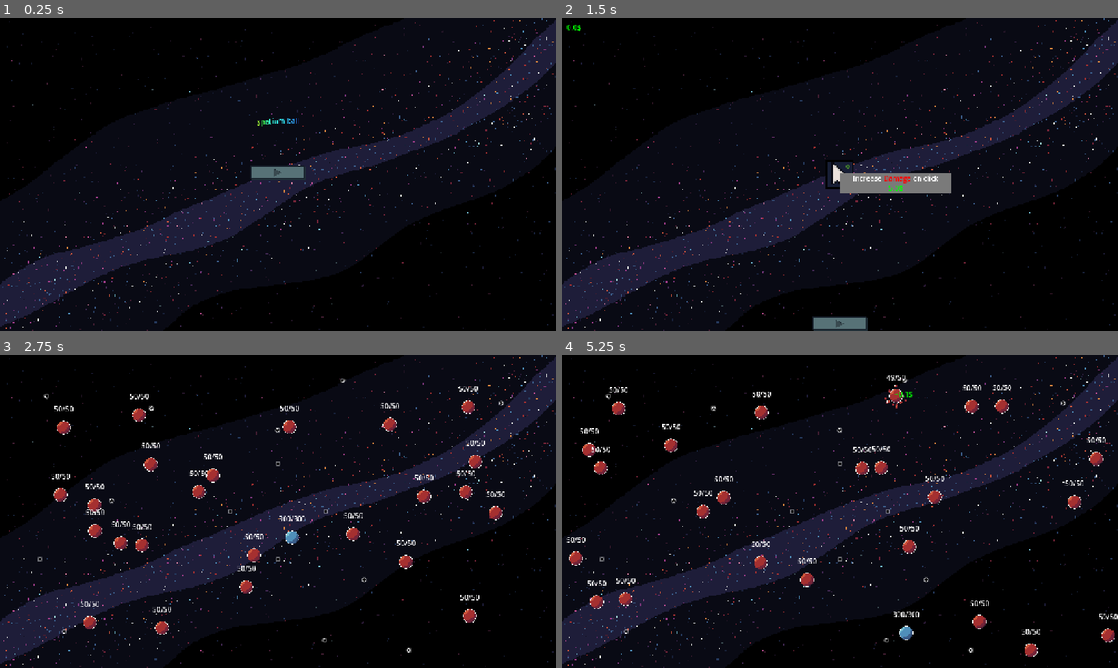
Above: before the commit, frames 1-4 (two rows, left to right).
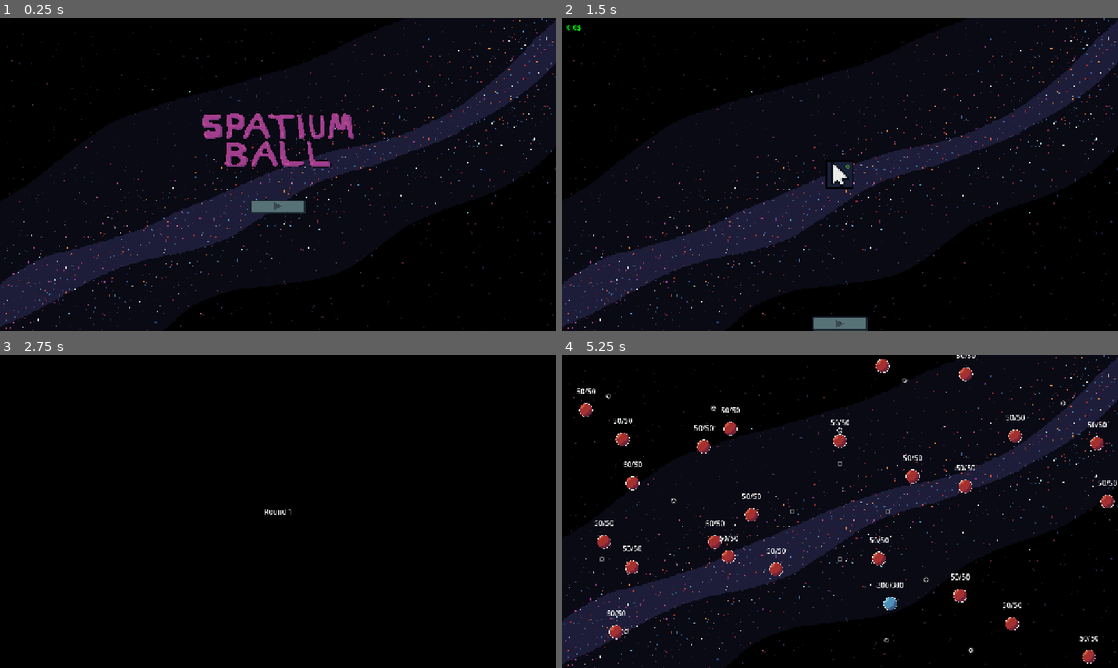
Above: after the commit, the same moments.

Repository: wespd/ball-fighter
Game: Godot game, scene res://Scenes/main_menu.tscn
Two runs of this game, one before a commit and one after it. Both use one fixed random seed, a clock stepped at 60 frames per second and the inputs below.
Inputs (mouse positions are in pixels of both pictures, inside the frame that each line leads up to; where the layout moved, square brackets give the same spot in the first picture):
- Up to frame 1 (0.25 s): no input
- Up to frame 2 (1.5 s): click (840, 205) [840, 171] at 0.5 s; click (840, 205) [840, 171] at 1.25 s
- Up to frame 3 (2.75 s): click (278, 661) at 2 s
- Up to frame 4 (5.25 s): click (840, 661) at 2.77 s; move the mouse to (867, 564) at 3.52 s; click (867, 564) at 3.6 s; move the mouse to (884, 577) at 4.27 s; right-click (884, 577) at 4.35 s; move the mouse to (890, 386) at 5.02 s; click (890, 386) at 5.1 s

The runs differ from the first frame. In frame 1, 2.5% of the frame differs, in the area x 36-64%, y 30-63%; in frame 2, 1.3%; in frame 3, 15%, in the area x 0-100%, y 0-100%; in frame 4, 6.2%.

Commit message:
final

Diff:
--- a/Scenes/Levels/third_level.tscn
+++ b/Scenes/Levels/third_level.tscn
@@ -2,23 +2,11 @@
 
 [ext_resource type="Script" uid="uid://dwsrph4ywts4u" path="res://Scripts/level.gd" id="1_xjrbp"]
 [ext_resource type="Texture2D" uid="uid://bwngmxtvl01s2" path="res://Sprites/Background_static.png" id="2_7suab"]
-[ext_resource type="PackedScene" uid="uid://y4gf131udgjo" path="res://Scenes/peg.tscn" id="4_ttieu"]
-[ext_resource type="PackedScene" uid="uid://oncbnrfwyhb" path="res://Scenes/void_peg.tscn" id="5_vyi25"]
+[ext_resource type="Texture2D" uid="uid://c2a033fiplrr5" path="res://Sprites/title.png" id="3_7tc52"]
 
-[sub_resource type="WorldBoundaryShape2D" id="WorldBoundaryShape2D_i5tww"]
-normal = Vector2(1, 0)
-distance = -640.0
-
-[sub_resource type="WorldBoundaryShape2D" id="WorldBoundaryShape2D_aqoxu"]
-normal = Vector2(-1, 0)
-distance = -640.0
-
-[sub_resource type="WorldBoundaryShape2D" id="WorldBoundaryShape2D_4l5vx"]
-normal = Vector2(0, 1)
-distance = -360.0
-
-[sub_resource type="WorldBoundaryShape2D" id="WorldBoundaryShape2D_swywn"]
-distance = -360.0
+[sub_resource type="AtlasTexture" id="AtlasTexture_gmpkc"]
+atlas = ExtResource("3_7tc52")
+region = Rect2(102, 133, 146, 123)
 
 [node name="FirstLevel" type="Node2D" unique_id=2094502786]
 script = ExtResource("1_xjrbp")
@@ -26,40 +14,8 @@
 
 [node name="Camera2D" type="Camera2D" parent="." unique_id=1044042143]
 
-[node name="LeftEdge" type="StaticBody2D" parent="." unique_id=873494206]
-collision_layer = 2
-collision_mask = 2
-metadata/bounce_multiplier = 1.01
-
-[node name="CollisionShape2D" type="CollisionShape2D" parent="LeftEdge" unique_id=546098]
-shape = SubResource("WorldBoundaryShape2D_i5tww")
-
-[node name="RightEdge" type="StaticBody2D" parent="." unique_id=1826834626]
-collision_layer = 2
-collision_mask = 2
-metadata/bounce_multiplier = 1.01
-
-[node name="CollisionShape2D" type="CollisionShape2D" parent="RightEdge" unique_id=200194276]
-shape = SubResource("WorldBoundaryShape2D_aqoxu")
-
-[node name="UpperEdge" type="StaticBody2D" parent="." unique_id=644621274]
-collision_layer = 2
-collision_mask = 2
-metadata/bounce_multiplier = 1.01
-
-[node name="CollisionShape2D" type="CollisionShape2D" parent="UpperEdge" unique_id=1586157198]
-shape = SubResource("WorldBoundaryShape2D_4l5vx")
-
-[node name="LowerEdge" type="StaticBody2D" parent="." unique_id=1956993251]
-collision_layer = 2
-collision_mask = 2
-metadata/bounce_multiplier = 1.01
-
-[node name="CollisionShape2D" type="CollisionShape2D" parent="LowerEdge" unique_id=518018355]
-shape = SubResource("WorldBoundaryShape2D_swywn")
-
 [node name="Background" type="TextureRect" parent="." unique_id=498260788]
-z_index = -1
+z_index = 33
 z_as_relative = false
 anchors_preset = 15
 anchor_right = 1.0
@@ -69,91 +25,18 @@
 mouse_filter = 2
 texture = ExtResource("2_7suab")
 
-[node name="Boundry" type="ColorRect" parent="." unique_id=2031653392]
-z_index = -10
-custom_minimum_size = Vector2(360, 360)
-anchors_preset = -1
-anchor_left = 0.35900003
-anchor_top = 0.25
-anchor_right = 0.64100003
-anchor_bottom = 0.75000006
-offset_left = -180.0
-offset_top = -180.0
-offset_right = 180.0
-offset_bottom = 180.0
+[node name="TextureRect" type="TextureRect" parent="." unique_id=2028888402]
+z_index = 34
+z_as_relative = false
+anchors_preset = 8
+anchor_left = 0.5
+anchor_top = 0.5
+anchor_right = 0.5
+anchor_bottom = 0.5
+offset_left = -20.0
+offset_top = -20.0
+offset_right = 20.0
+offset_bottom = 20.0
 grow_horizontal = 2
 grow_vertical = 2
-mouse_filter = 2
-color = Color(0.41598046, 0.41598043, 0.4159804, 1)
-
-[node name="Peg" parent="." unique_id=322305095 instance=ExtResource("4_ttieu")]
-position = Vector2(-110, 0)
-
-[node name="Peg2" parent="." unique_id=1174248728 instance=ExtResource("4_ttieu")]
-position = Vector2(110, 0)
-
-[node name="Peg3" parent="." unique_id=1397873201 instance=ExtResource("4_ttieu")]
-position = Vector2(0, 110)
-
-[node name="Peg4" parent="." unique_id=1543104727 instance=ExtResource("4_ttieu")]
-position = Vector2(0, -110)
-
-[node name="Peg5" parent="." unique_id=1995243887 instance=ExtResource("4_ttieu")]
-position = Vector2(-506, 0)
-
-[node name="Peg6" parent="." unique_id=1769974547 instance=ExtResource("4_ttieu")]
-position = Vector2(-286, 0)
-
-[node name="Peg7" parent="." unique_id=125263124 instance=ExtResource("4_ttieu")]
-position = Vector2(-396, 110)
-
-[node name="Peg8" parent="." unique_id=946887545 instance=ExtResource("4_ttieu")]
-position = Vector2(-396, -110)
-
-[node name="Peg9" parent="." unique_id=2101211552 instance=ExtResource("4_ttieu")]
-position = Vector2(286, 0)
-
-[node name="Peg10" parent="." unique_id=1399254140 instance=ExtResource("4_ttieu")]
-position = Vector2(506, 0)
-
-[node name="Peg11" parent="." unique_id=1223275218 instance=ExtResource("4_ttieu")]
-position = Vector2(396, 110)
-
-[node name="Peg12" parent="." unique_id=742372455 instance=ExtResource("4_ttieu")]
-position = Vector2(396, -110)
-
-[node name="VoidPeg" parent="." unique_id=1481263294 instance=ExtResource("5_vyi25")]
-position = Vector2(-414, 251)
-
-[node name="VoidPeg2" parent="." unique_id=948598003 instance=ExtResource("5_vyi25")]
-position = Vector2(-281, -268)
-
-[node name="VoidPeg3" parent="." unique_id=739884842 instance=ExtResource("5_vyi25")]
-position = Vector2(284, 302)
-
-[node name="VoidPeg4" parent="." unique_id=111009151 instance=ExtResource("5_vyi25")]
-position = Vector2(154, -179)
-
-[node name="VoidPeg5" parent="." unique_id=1918111170 instance=ExtResource("5_vyi25")]
-position = Vector2(-548, -244)
-
-[node name="VoidPeg6" parent="." unique_id=1496694009 instance=ExtResource("5_vyi25")]
-position = Vector2(-580, 103)
-
-[node name="VoidPeg7" parent="." unique_id=916635105 instance=ExtResource("5_vyi25")]
-position = Vector2(55, -57)
-
-[node name="VoidPeg8" parent="." unique_id=438450225 instance=ExtResource("5_vyi25")]
-position = Vector2(-42, 40)
-
-[node name="VoidPeg9" parent="." unique_id=185818024 instance=ExtResource("5_vyi25")]
-position = Vector2(-162, -165)
-
-[node name="VoidPeg10" parent="." unique_id=1497455234 instance=ExtResource("5_vyi25")]
-position = Vector2(436, -279)
-
-[node name="VoidPeg11" parent="." unique_id=1473250281 instance=ExtResource("5_vyi25")]
-position = Vector2(264, 69)
-
-[node name="VoidPeg12" parent="." unique_id=1250594751 instance=ExtResource("5_vyi25")]
-position = Vector2(515, -110)
+texture = SubResource("AtlasTexture_gmpkc")
--- a/Scenes/main_menu.tscn
+++ b/Scenes/main_menu.tscn
@@ -3,7 +3,12 @@
 [ext_resource type="Script" uid="uid://cermkwjth8tnn" path="res://Scripts/main_menu.gd" id="1_28flt"]
 [ext_resource type="Texture2D" uid="uid://bwngmxtvl01s2" path="res://Sprites/Background_static.png" id="2_1ehe0"]
 [ext_resource type="Texture2D" uid="uid://csk8tm4nqx4kg" path="res://Sprites/play_button.png" id="2_ce3w2"]
+[ext_resource type="Texture2D" uid="uid://c2a033fiplrr5" path="res://Sprites/title.png" id="2_n45e2"]
 [ext_resource type="AudioStream" uid="uid://c0x52pq83dcxr" path="res://sfx/Click.wav" id="3_ce3w2"]
+
+[sub_resource type="AtlasTexture" id="AtlasTexture_cp0ys"]
+atlas = ExtResource("2_n45e2")
+region = Rect2(0, 0, 360, 128)
 
 [sub_resource type="AtlasTexture" id="AtlasTexture_n45e2"]
 atlas = ExtResource("2_ce3w2")
@@ -28,13 +33,9 @@
 size_flags_vertical = 0
 theme_override_constants/separation = 74
 
-[node name="RichTextLabel" type="RichTextLabel" parent="VBoxContainer" unique_id=681376075]
-custom_minimum_size = Vector2(128, 50)
+[node name="TextureRect" type="TextureRect" parent="VBoxContainer" unique_id=531190137]
 layout_mode = 2
-bbcode_enabled = true
-text = "[rainbow freq=.2 sat=0.9 val=1 speed=1.0][wave amp=50.0 freq=7.0 connected=1]Spatium ball[/wave]"
-horizontal_alignment = 1
-vertical_alignment = 1
+texture = SubResource("AtlasTexture_cp0ys")
 
 [node name="Button" type="TextureButton" parent="VBoxContainer" unique_id=1183978944]
 layout_mode = 2
--- a/Scenes/money_up.tscn
+++ b/Scenes/money_up.tscn
@@ -8,6 +8,7 @@
 custom_minimum_size = Vector2(256, 5)
 offset_right = 256.0
 offset_bottom = 40.0
+mouse_filter = 2
 bbcode_enabled = true
 text = "[color=green][shake rate=10.0 level=4 connected=1]+5$"
 script = ExtResource("1_3wvx6")
--- a/Scenes/upgrade_menu.tscn
+++ b/Scenes/upgrade_menu.tscn
@@ -142,7 +142,7 @@
 "max_speed": 100.0,
 "starting_speed": 100.0
 })
-upgrade_text = "Starting [color=blue]Speed[/color] and [color=blue]Max Speed[/color] up. Hint: [color=red] Damage [/color] scales with [color=blue] Speed"
+upgrade_text = "Starting [color=blue]Speed[/color] and [color=blue]Max Speed[/color] up"
 cost = 5.0
 metadata/_custom_type_script = "uid://bkoa4ueuuudr3"
 
@@ -248,25 +248,25 @@
 "speed_damage_multiplier": 0.05
 })
 upgrade_text = "Increase [color=red] Damage [/color] by the Ball's [color=blue] Speed"
+cost = 750.0
+metadata/_custom_type_script = "uid://bkoa4ueuuudr3"
+
+[sub_resource type="Resource" id="Resource_uv1ro"]
+script = ExtResource("6_2hr16")
+modifiers = Dictionary[String, float]({
+"speed_damage_multiplier": 0.05
+})
+upgrade_text = "Increase [color=red] Damage [/color] by the Ball's [color=blue] Speed"
 cost = 1000.0
 metadata/_custom_type_script = "uid://bkoa4ueuuudr3"
 
-[sub_resource type="Resource" id="Resource_uv1ro"]
+[sub_resource type="Resource" id="Resource_yr6i7"]
 script = ExtResource("6_2hr16")
 modifiers = Dictionary[String, float]({
 "speed_damage_multiplier": 0.05
 })
 upgrade_text = "Increase [color=red] Damage [/color] by the Ball's [color=blue] Speed"
 cost = 2000.0
-metadata/_custom_type_script = "uid://bkoa4ueuuudr3"
-
-[sub_resource type="Resource" id="Resource_yr6i7"]
-script = ExtResource("6_2hr16")
-modifiers = Dictionary[String, float]({
-"speed_damage_multiplier": 0.05
-})
-upgrade_text = "Increase [color=red] Damage [/color] by the Ball's [color=blue] Speed"
-cost = 4000.0
 metadata/_custom_type_script = "uid://bkoa4ueuuudr3"
 
 [sub_resource type="AtlasTexture" id="AtlasTexture_6c3n5"]
--- a/Scripts/UpgradeMenu/upgrade_menu.gd
+++ b/Scripts/UpgradeMenu/upgrade_menu.gd
@@ -53,7 +53,10 @@
 	fx_player.stream = CLICK
 	fx_player.pitch_scale = randf_range(0.8,1.2)
 	fx_player.play()
+	Transition.transition()
+	await Transition.transition_hidden
 	print("hiding")
 	hide()
 	get_tree().paused = false
+
 	LevelManager.spawn_level()
--- a/Scripts/level_manager.gd
+++ b/Scripts/level_manager.gd
@@ -4,7 +4,8 @@
 
 var levels : Array[String] = [
 	"res://Scenes/Levels/first_level.tscn",
-	"res://Scenes/Levels/second_level.tscn"
+	"res://Scenes/Levels/second_level.tscn",
+	"res://Scenes/Levels/third_level.tscn"
 ]
 
 signal level_starting
@@ -19,6 +20,7 @@
 	PlayerBall.direction = Vector2.from_angle(randf_range(0,2 * PI))
 	PlayerBall.speed = PlayerBall.starting_speed
 	PlayerBall.is_stunned = false
+
 	print(get_tree().current_scene.scene_file_path)
 	if get_tree().current_scene.scene_file_path == levels[current_level]:
 		get_tree().reload_current_scene()
@@ -27,6 +29,8 @@
 	else:
 		get_tree().change_scene_to_file(levels[current_level])
 		await get_tree().scene_changed
+	await Transition.transition_complete
+	UpgradeGlobals.round_number += 1
 	get_tree().current_scene.player_won.connect(on_player_won)
 	get_tree().paused = false
 	PlayerBall.current_health = PlayerBall.max_health
--- /dev/null
+++ b/Scripts/round_label.gd
@@ -0,0 +1,5 @@
+extends RichTextLabel
+
+func _process(delta):
+	text = ""
+	text = "Round %s" %UpgradeGlobals.round_number
--- /dev/null
+++ b/Scripts/transition.gd
@@ -0,0 +1,17 @@
+extends CanvasLayer
+
+@onready var animation_player = $AnimationPlayer
+
+signal transition_complete
+signal transition_hidden
+
+func transition():
+	animation_player.play("transition")
+	print("Playing transition")
+	await animation_player.animation_finished
+	print("Transition finished")
+	transition_hidden.emit()
+	animation_player.play_backwards("transition")
+	print("Playing backwards transition")
+	await animation_player.animation_finished
+	transition_complete.emit()
--- a/Scripts/upgrade_globals.gd
+++ b/Scripts/upgrade_globals.gd
@@ -3,6 +3,8 @@
 const MONEY_UP = preload("uid://cji2nyfbdyjvq")
 
 var money : float = 0.0
+
+var round_number : int = 1
 
 var money_this_round = 0
 var kills_this_round = 0
--- /dev/null
+++ b/Shaders/dissolve.gdshader
@@ -0,0 +1,15 @@
+shader_type canvas_item;
+
+uniform float progress : hint_range(0, 1);
+uniform float block_size = 1;
+uniform vec4 color : source_color;
+
+float random(vec2 uv) {
+    return fract(sin(dot(uv, vec2(12.9898, 78.233))) * 438.5453);
+}
+
+void fragment() {
+	vec2 uv_snapped = floor(UV / TEXTURE_PIXEL_SIZE / vec2(block_size));
+	COLOR = color;
+	COLOR.a *= step(progress, random(uv_snapped));
+}
--- a/project.godot
+++ b/project.godot
@@ -23,6 +23,7 @@
 UpgradeMenu="*uid://yqk223t1aug7"
 CollisionManager="*uid://i7koeqri31sp"
 RoundOverBox="*uid://boiv6gr1qpttj"
+Transition="*uid://dwtkei2fon0lj"
 
 [display]
 
--- /dev/null
+++ b/transition.tscn
@@ -0,0 +1,87 @@
+[gd_scene format=3 uid="uid://dwtkei2fon0lj"]
+
+[ext_resource type="Shader" uid="uid://2rsjslt0hrxq" path="res://Shaders/dissolve.gdshader" id="1_2gi1b"]
+[ext_resource type="Script" uid="uid://dw64vfyc5f0s2" path="res://Scripts/transition.gd" id="1_4r5tf"]
+[ext_resource type="Script" uid="uid://bct2hqn2df0js" path="res://Scripts/round_label.gd" id="2_pj2mc"]
+
+[sub_resource type="ShaderMaterial" id="ShaderMaterial_pj2mc"]
+shader = ExtResource("1_2gi1b")
+shader_parameter/progress = 0.0
+shader_parameter/block_size = 0.001
+shader_parameter/color = Color(0, 0, 0, 1)
+
+[sub_resource type="Animation" id="Animation_2gi1b"]
+resource_name = "RESET"
+tracks/0/type = "value"
+tracks/0/imported = false
+tracks/0/enabled = true
+tracks/0/path = NodePath("ColorRect:modulate")
+tracks/0/interp = 1
+tracks/0/loop_wrap = true
+tracks/0/keys = {
+"times": PackedFloat32Array(0),
+"transitions": PackedFloat32Array(1),
+"update": 0,
+"values": [Color(1, 1, 1, 0)]
+}
+
+[sub_resource type="Animation" id="Animation_pj2mc"]
+resource_name = "transition"
+length = 0.75
+tracks/0/type = "value"
+tracks/0/imported = false
+tracks/0/enabled = true
+tracks/0/path = NodePath("ColorRect:modulate")
+tracks/0/interp = 1
+tracks/0/loop_wrap = true
+tracks/0/keys = {
+"times": PackedFloat32Array(0, 0.75),
+"transitions": PackedFloat32Array(1, 1),
+"update": 0,
+"values": [Color(1, 1, 1, 0), Color(1, 1, 1, 1)]
+}
+
+[sub_resource type="AnimationLibrary" id="AnimationLibrary_4r5tf"]
+_data = {
+&"RESET": SubResource("Animation_2gi1b"),
+&"transition": SubResource("Animation_pj2mc")
+}
+
+[node name="Transition" type="CanvasLayer" unique_id=1762325621]
+process_mode = 3
+layer = 999
+script = ExtResource("1_4r5tf")
+
+[node name="ColorRect" type="ColorRect" parent="." unique_id=440089758]
+modulate = Color(1, 1, 1, 0)
+material = SubResource("ShaderMaterial_pj2mc")
+anchors_preset = 15
+anchor_right = 1.0
+anchor_bottom = 1.0
+grow_horizontal = 2
+grow_vertical = 2
+mouse_filter = 2
+color = Color(0, 0, 0, 1)
+
+[node name="RichTextLabel" type="RichTextLabel" parent="ColorRect" unique_id=46020506]
+custom_minimum_size = Vector2(500, 0)
+layout_mode = 1
+anchors_preset = 8
+anchor_left = 0.5
+anchor_top = 0.5
+anchor_right = 0.5
+anchor_bottom = 0.5
+offset_left = -20.0
+offset_top = -20.0
+offset_right = 20.0
+offset_bottom = 20.0
+grow_horizontal = 2
+grow_vertical = 2
+mouse_filter = 2
+text = "Round 1"
+horizontal_alignment = 1
+vertical_alignment = 1
+script = ExtResource("2_pj2mc")
+
+[node name="AnimationPlayer" type="AnimationPlayer" parent="." unique_id=1322424900]
+libraries/ = SubResource("AnimationLibrary_4r5tf")
Not shown, added: Scripts/round_label.gd.uid
Not shown, added: Scripts/transition.gd.uid
Not shown, added: Shaders/dissolve.gdshader.uid
Not shown, added: Sprites/title.png.import
Binary file added: Sprites/title_screen.png
Not shown, added: Sprites/title_screen.png.import
Not shown, added: builds/web/ball_fighter.apple-touch-icon.png.import
Not shown, added: builds/web/ball_fighter.icon.png.import
Not shown, added: builds/web/ball_fighter.png.import
Not shown, added: builds/web/index.apple-touch-icon.png.import
Not shown, added: builds/web/index.icon.png.import
Not shown, added: builds/web/index.png.import
(and 26 more such lines)
